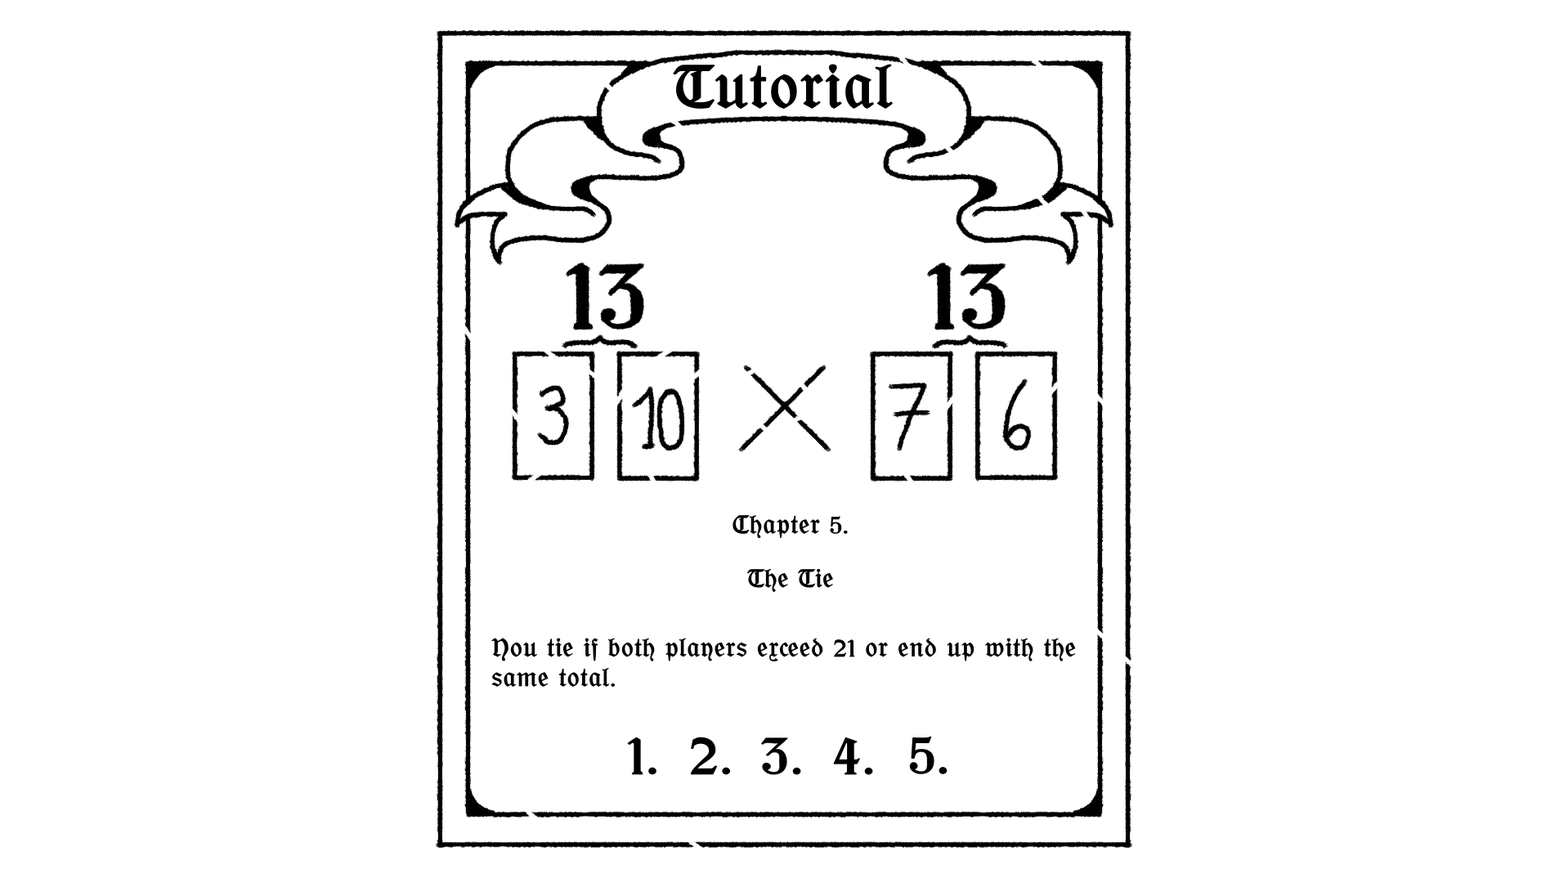
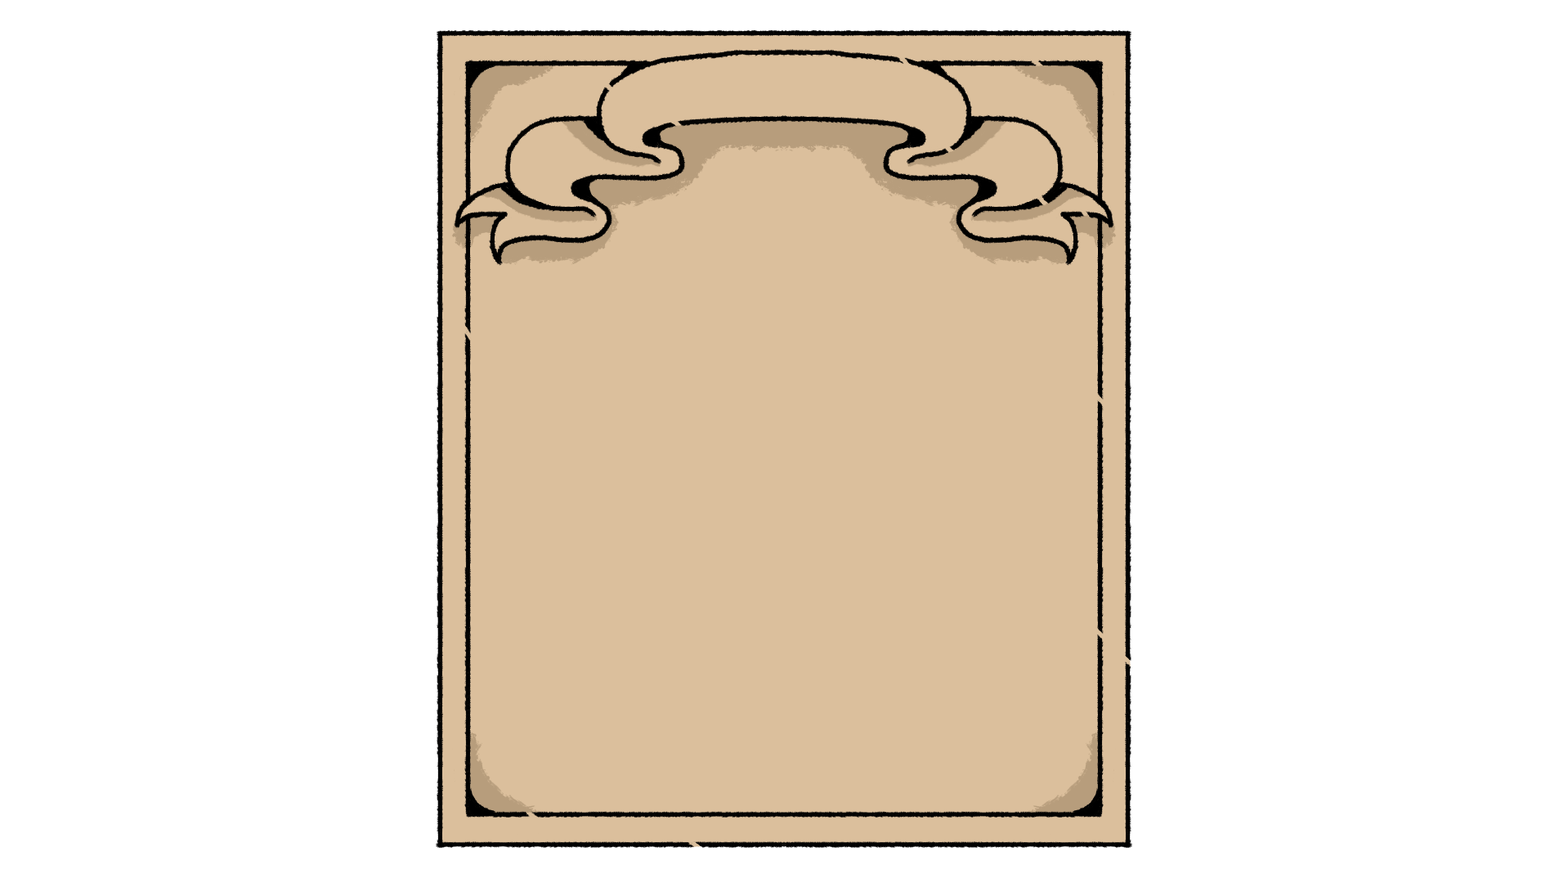
The second (1568, 883) image is a revision of the first. Changes to its layers:
hid group "Ch.5" (3 layers) over bbox(470, 209, 1129, 524)
painted on "line2" over bbox(439, 31, 1131, 848)
showed "pintura" (1st of 3, in "Tutorial novo" › "Base"), painted on it over bbox(439, 31, 1131, 848)